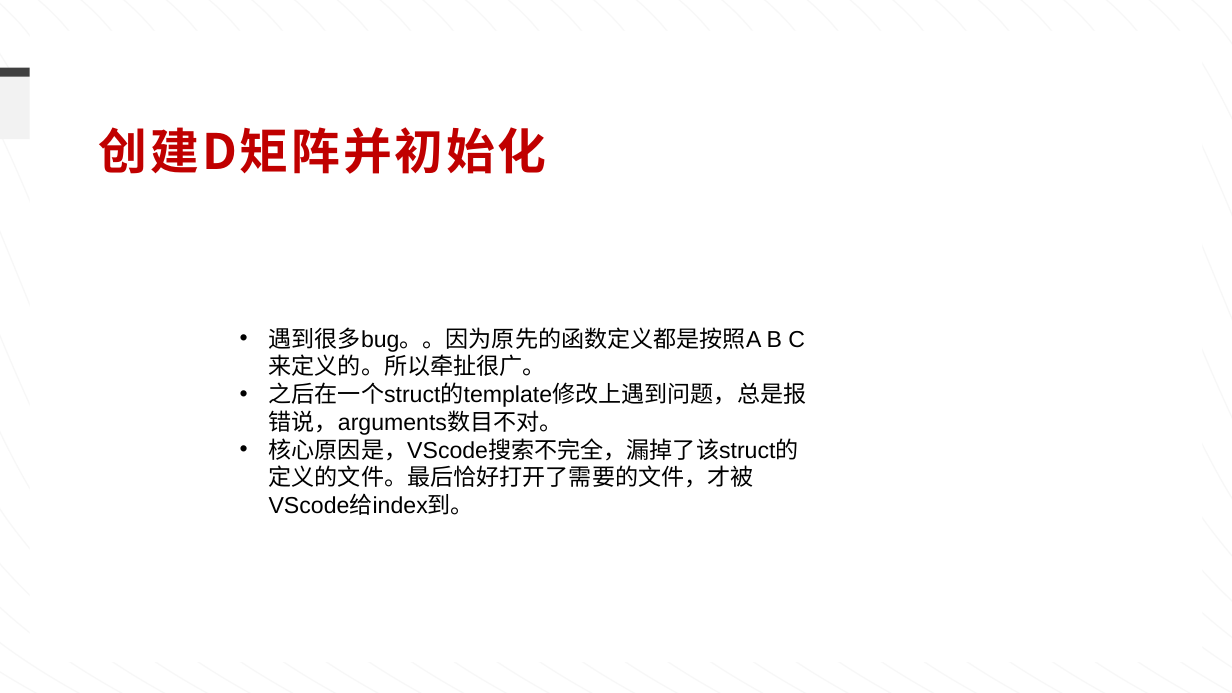
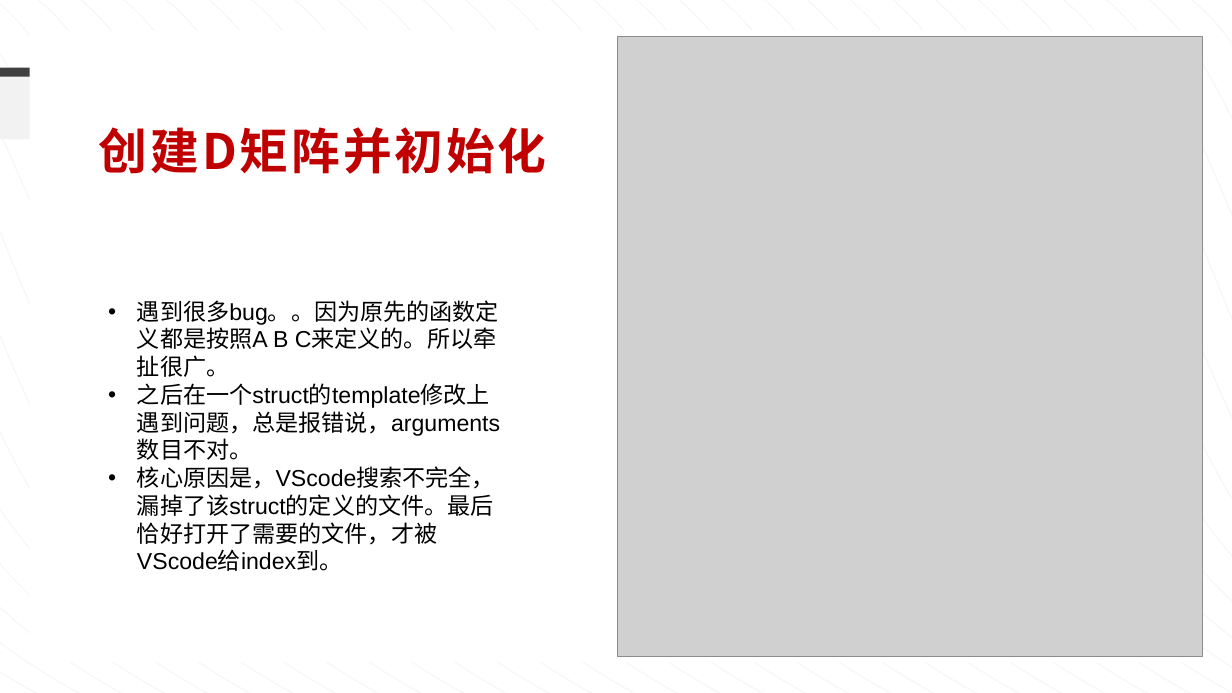
Before and after one commit to ziyuhuang123/dataflow_code, a slide deck: slide 5 of weekly_report/汇报-0823.pptx. Drawn at 1232x693 pixels with LibreOffice and Linux fonts; fonts in the diff are those of the drawing; grey boxes stand for pictures. Boxes give left, top, right and bottom in pixels: in the first picture for what was removed or moved away, otherwise in the second. Text is boxed around its words. In the diff, an @@ line names an element or a change of style, - is before the commit and + after.

```diff
--- a/weekly_report/汇报-0823.pptx
+++ b/weekly_report/汇报-0823.pptx
@@ picture added at [618, 36, 1203, 657] @@
@@ text "遇到很多bug。。因为原先的函数定义都是按照A B C来定义的。所以牵扯很广。" rewrapped from [269, 327, 807, 515] to [137, 300, 500, 571] @@
```
Also in this commit, not shown: 5 other slides changed, 24 other files.
